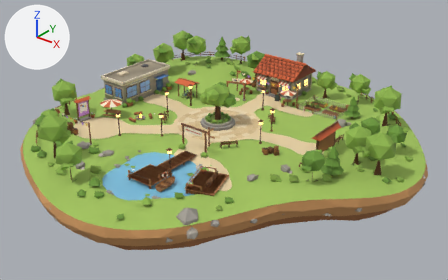
Renders of the glTF model public/playground/island-lite.glb from each side of a commit.
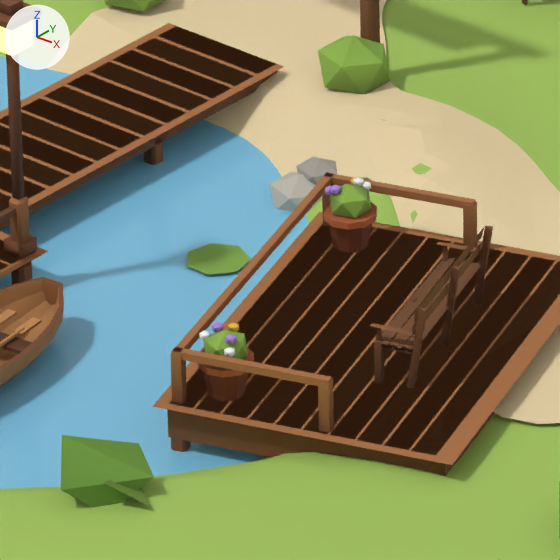
There are two pictures of each version: one whole from a 50 mm lens placed at (47.1, -57.6, 33.7), pointed at (1.8, -1.0, -1.4), one close up on the part from 38% to 50% of the width and 53% to 73% of the height. The axes (+X, +Y, +Z) are drawn at upper left. The lights are the same throughout. The older version's two pictures come first. Where no turn or scale is listed for an object, it has been applied to the vertices.

Objects in the first close-up: 'block_bench_07', 'block_lamp_11', 'block_welcome_arch', 'deco_boat', 'deco_bushes', 'walk_deck_dock', 'walk_deck_lookout', 'walk_dock', 'walk_ground', 'walk_lookout', 'walk_path', 'water_pond' and 4 more.
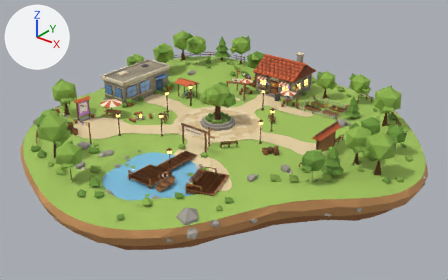
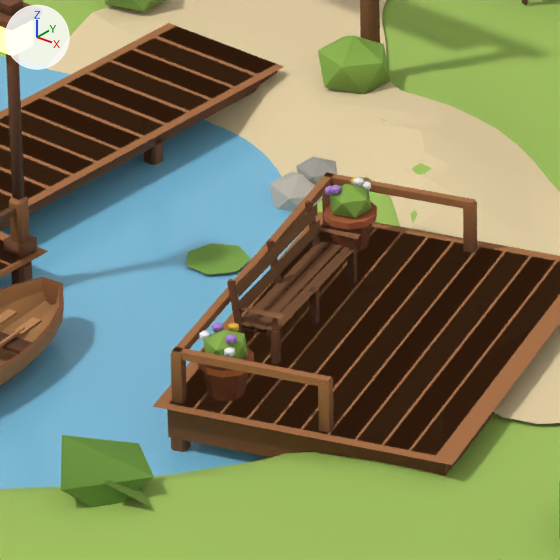
Location of each change, (x1, y1, x2, y2) in pixels of the close-ups (560 x 560 px):
```json
{"object": "block_bench_07", "change": "moved, turned", "before": [370, 226, 493, 388], "after": [227, 200, 360, 365]}
```

Edits to the scene script, one JSON object a line:
```json
{"op": "set", "path": "ob_block_bench_07.location", "old": "(9.61, -12.85, 0.26)", "new": "(8.14, -13.34, 0.17)"}
{"op": "set", "path": "ob_block_bench_07.rotation_euler", "old": "(0.0, 0.0, -1.257)", "new": "(0.0, 0.0, 1.836)", "note": "degrees (0, 0, -72) -> degrees (0, 0, 105)"}
```
